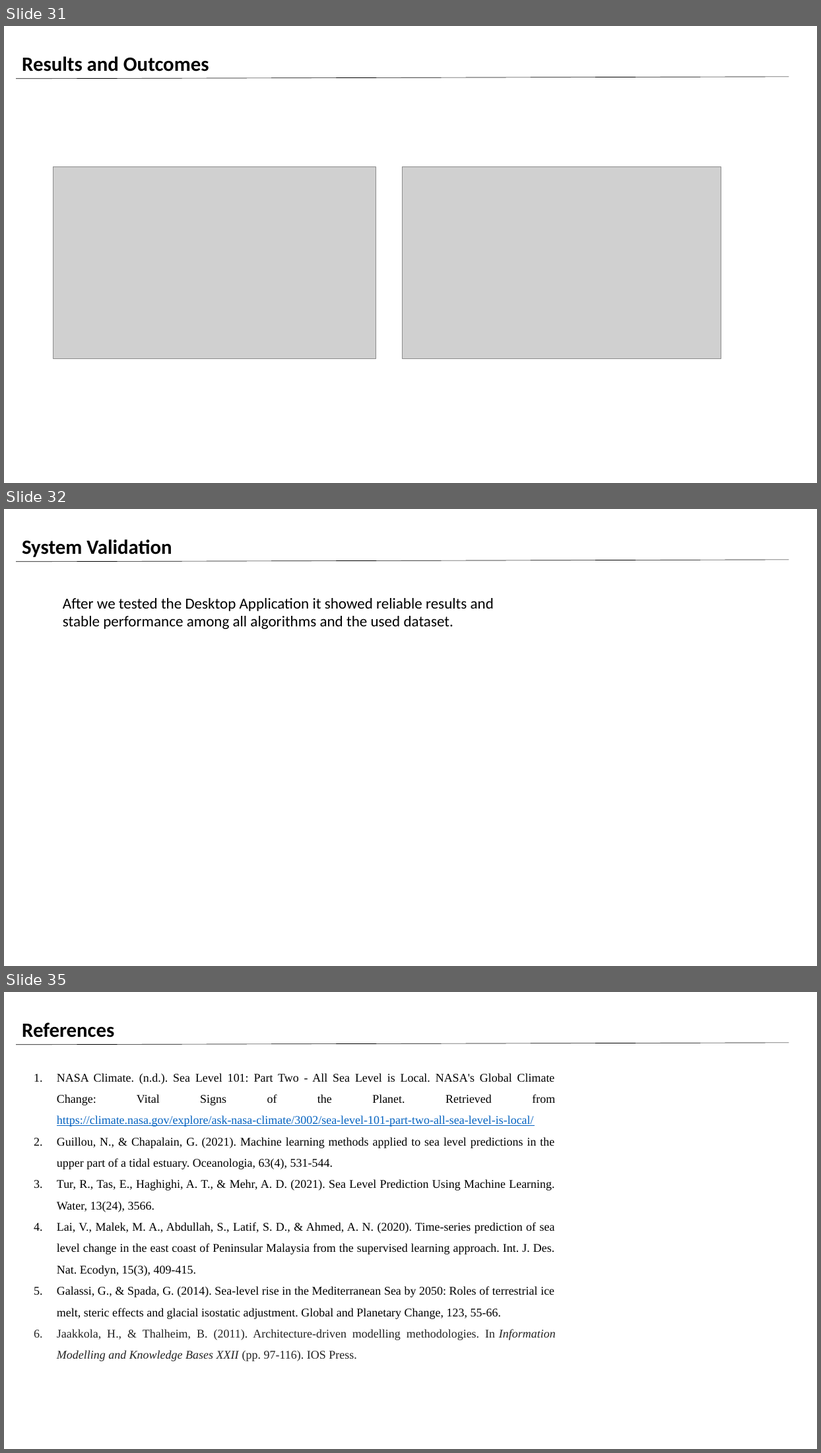
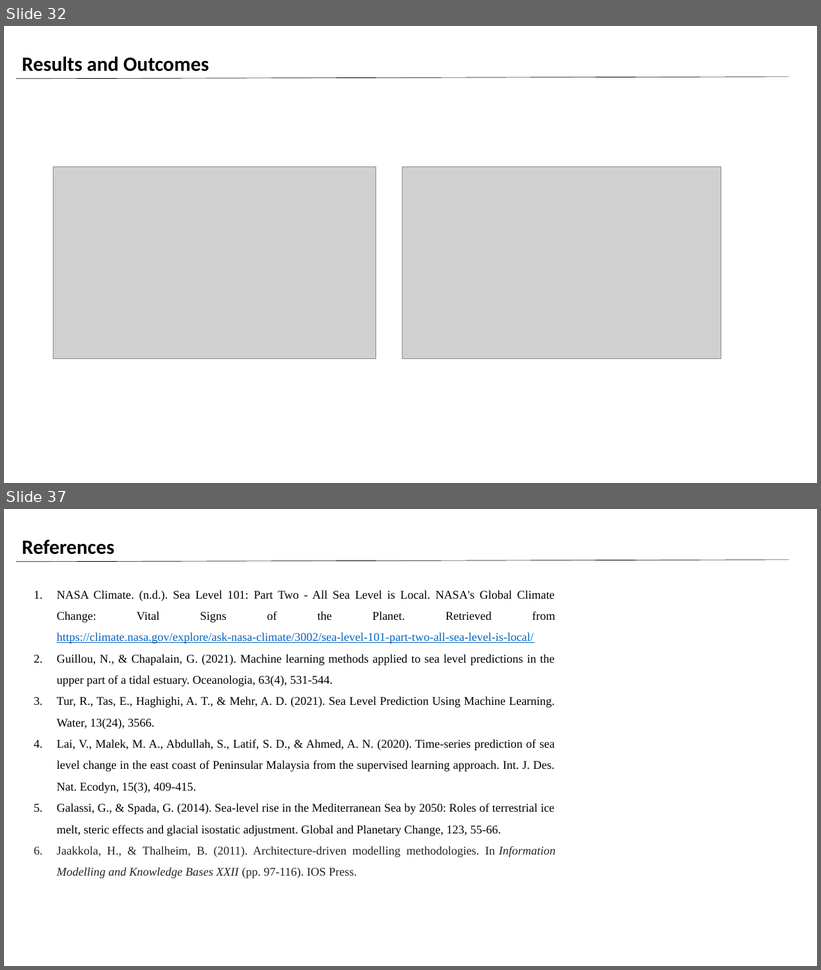
Before and after one commit to Omar0Khaled152001/Sea-Level-Prediction-Sytstem, a slide deck: Sea Level Rise PP.pptx. Shown one above the other, each under a label of ours: slides 31, 32 and 35 before the commit, slides 32 and 37 after it; the slides between them are not shown. The pictures are 821x1453 and 821x970 pixels, drawn with LibreOffice and Linux fonts; fonts in the diff are those of the drawing; grey boxes stand for pictures; background and template pictures are left out. Boxes give left, top, right and bottom in pixels: in the first picture for what was removed or moved away, otherwise in the second. Text is boxed around its words. In the diff, an @@ line names an element or a change of style, - is before the commit and + after.

```diff
--- a/Sea Level Rise PP.pptx
+++ b/Sea Level Rise PP.pptx
@@ slide 32 removed at (x1=4, y1=509, x2=817, y2=966), background picture (left out) @@
@@ text removed at (x1=22, y1=539, x2=172, y2=557) @@
-System Validation
@@ line removed from (16, 561) to (789, 560) @@
@@ text removed at (x1=63, y1=598, x2=494, y2=629) @@
-After we tested the Desktop Application it showed reliable results and stable performance among all algorithms and the used dataset.
@@ what was slide 31 is now slide 32 @@
@@ what was slide 35 is now slide 37 @@
```
Also in this commit, not shown: 12 slides changed, 3 slides added, 1 other file.
